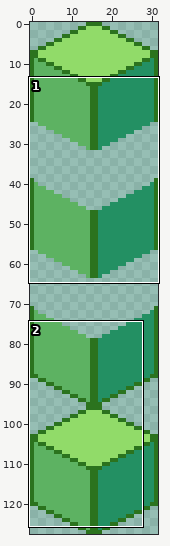
A sprite sheet gets an edit: Assets/Art/S_Wall_Generic.png. The first picture is a wide view before the edit; the outline marks the close-up.
Close-up. Before the commit:
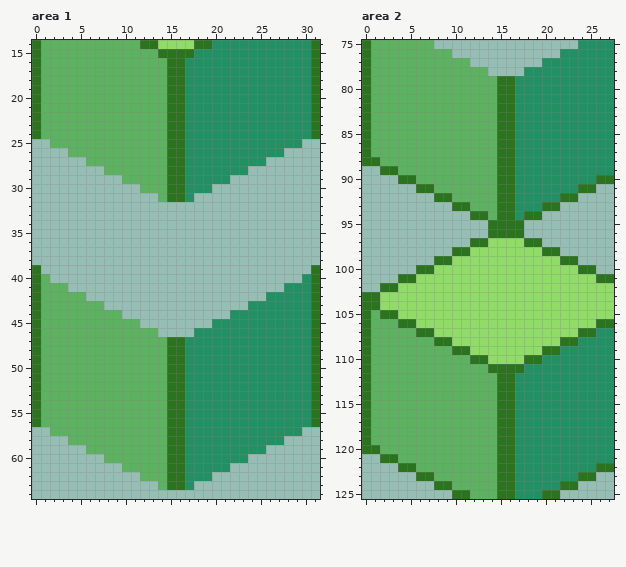
The file is 32x128 pixels. Shown: area 1: x 0..31, y 14..64; area 2: x 0..27, y 75..125.
Now the later version:
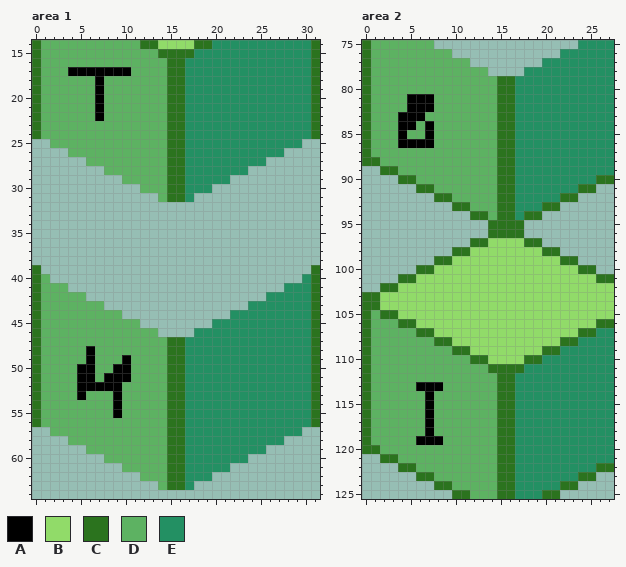
Palette (. is transparent): A #000000  B #91db69  C #2b731e  D #5db262  E #239063
The edit:
{"where": "area 1"}
{"y":17,"x":4,"old":"DDDDDDD","new":"AAAAAAA"}
{"y":18,"x":7,"old":"D","new":"A"}
{"y":19,"x":7,"old":"D","new":"A"}
{"y":20,"x":7,"old":"D","new":"A"}
{"y":21,"x":7,"old":"D","new":"A"}
{"y":22,"x":7,"old":"D","new":"A"}
{"y":48,"x":6,"old":"D","new":"A"}
{"y":49,"x":6,"old":"D","new":"A"}
{"y":49,"x":10,"old":"D","new":"A"}
{"y":50,"x":5,"old":"DD","new":"AA"}
{"y":50,"x":9,"old":"DD","new":"AA"}
{"y":51,"x":5,"old":"DD","new":"AA"}
{"y":51,"x":8,"old":"DDD","new":"AAA"}
{"y":52,"x":5,"old":"DDDDD","new":"AAAAA"}
{"y":53,"x":5,"old":"D","new":"A"}
{"y":53,"x":9,"old":"D","new":"A"}
{"y":54,"x":9,"old":"D","new":"A"}
{"y":55,"x":9,"old":"D","new":"A"}
{"where": "area 2"}
{"y":81,"x":5,"old":"DDD","new":"AAA"}
{"y":82,"x":5,"old":"DDD","new":"AAA"}
{"y":83,"x":4,"old":"DDD","new":"AAA"}
{"y":84,"x":4,"old":"DD","new":"AA"}
{"y":84,"x":7,"old":"D","new":"A"}
{"y":85,"x":4,"old":"D","new":"A"}
{"y":85,"x":7,"old":"D","new":"A"}
{"y":86,"x":4,"old":"DDDD","new":"AAAA"}
{"y":113,"x":6,"old":"DDD","new":"AAA"}
{"y":114,"x":7,"old":"D","new":"A"}
{"y":115,"x":7,"old":"D","new":"A"}
{"y":116,"x":7,"old":"D","new":"A"}
{"y":117,"x":7,"old":"D","new":"A"}
{"y":118,"x":7,"old":"D","new":"A"}
{"y":119,"x":6,"old":"DDD","new":"AAA"}
